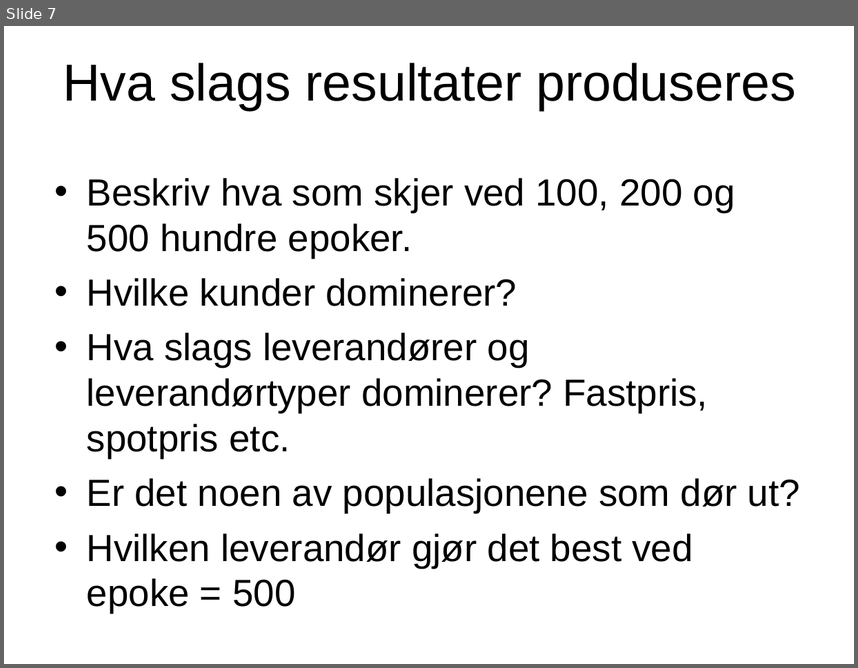
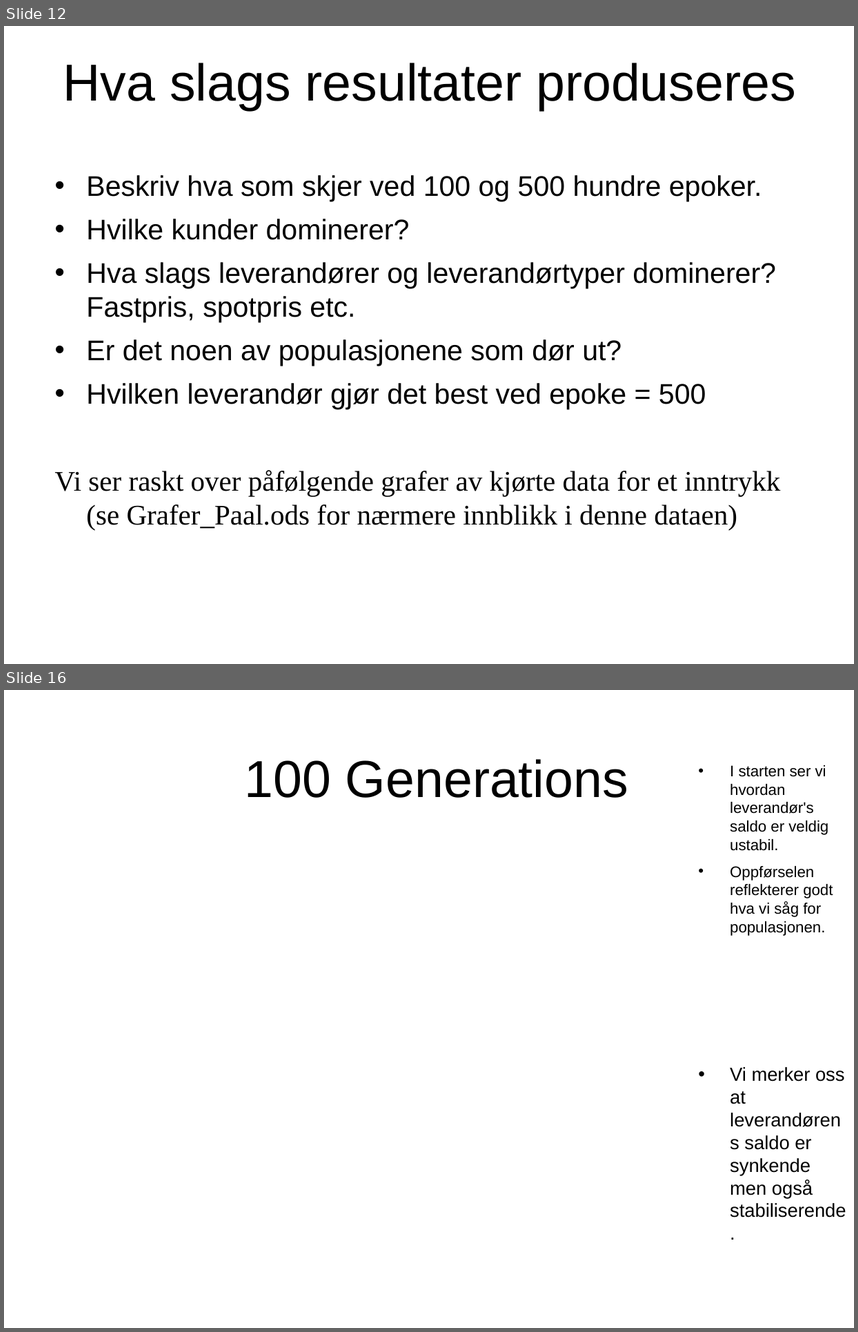
Before and after one commit to ptrefall/ste6246tradingagent, a slide deck: doc/4D_slides_Paal.ppt. Shown one above the other, each under a label of ours: slide 7 before the commit, slides 12 and 16 after it; the slides between them are not shown. The pictures are 858x668 and 858x1332 pixels, drawn with LibreOffice and Linux fonts; fonts in the diff are those of the drawing; background and template pictures are left out. Boxes give left, top, right and bottom in pixels: in the first picture for what was removed or moved away, otherwise in the second. Text is boxed around its words. In the diff, an @@ line names an element or a change of style, - is before the commit and + after.

```diff
--- a/doc/4D_slides_Paal.ppt
+++ b/doc/4D_slides_Paal.ppt
@@ slide 16 added at bbox=[4, 690, 854, 1328], background picture (left out) @@
@@ text added at bbox=[244, 759, 628, 798], 44 pt, text #000000 @@
+100 Generations
@@ text added at bbox=[730, 765, 833, 936], 13 pt, text #000000 @@
+• I starten ser vi hvordan leverandør's saldo er veldig ustabil.
+• Oppførselen reflekterer godt hva vi såg for populasjonen.
@@ text added at bbox=[730, 1067, 846, 1217], 16 pt, text #000000 @@
+• Vi merker oss at leverandørens saldo er synkende men også stabiliserende.
@@ what was slide 7 is now slide 12 @@
@@ slide 12 changed as well @@
@@ text at bbox=[86, 175, 762, 202]: text changed; size 32 to 24 pt @@
-• Beskriv hva som skjer ved 100, 200 og 500 hundre epoker.
+• Beskriv hva som skjer ved 100 og 500 hundre epoker.
@@ text at bbox=[86, 219, 776, 410]: size 32 to 24 pt in "Hvilke kunder dominerer?", "Hva slags leverandører og leverandørtyper dominerer? Fastpri ...", "Er det noen av populasjonene som dør ...", "Hvilken leverandør gjør det best ved epoke ..." @@
@@ text at bbox=[55, 470, 780, 530]: paragraph added @@
+Vi ser raskt over påfølgende grafer av kjørte data for et inntrykk (se Grafer_Paal.ods for nærmere innblikk i denne dataen)
```
Also in this commit, not shown: 5 other slides changed, 14 other slides added, 11 slides removed, 1 other file.
